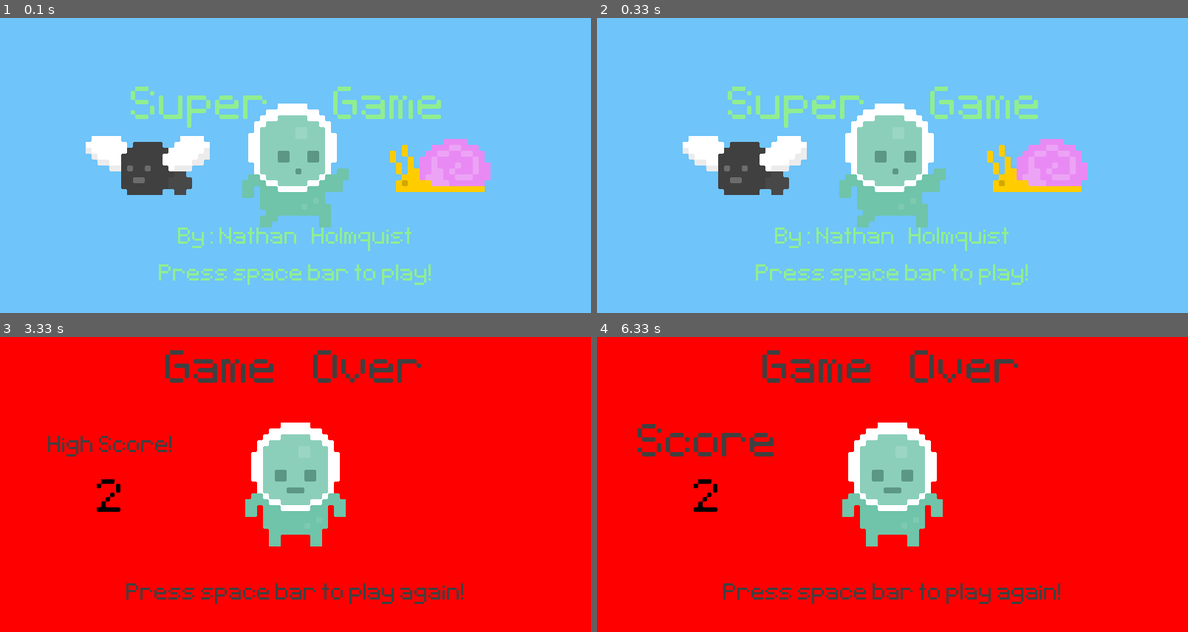
Above: before the commit, frames 1-4 (two rows, left to right).
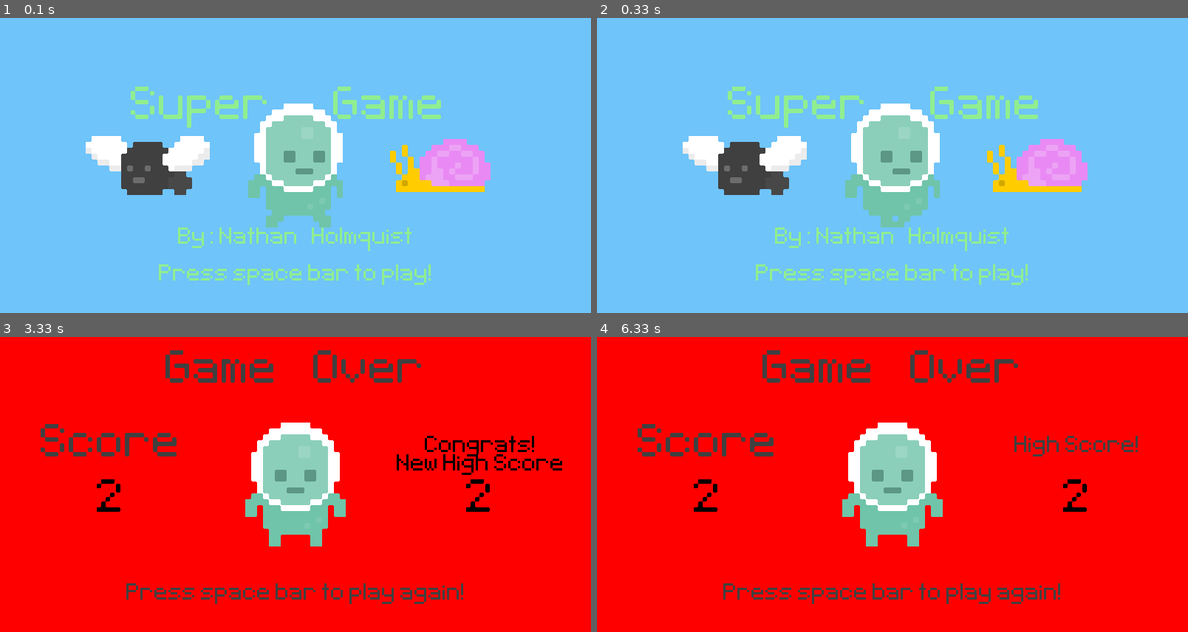
Above: after the commit, the same moments.

Repository: Nathan-Holmquist/PyGame
Game: pygame game, started from game.py
Same seed, same stepped clock (60 frames per second), same inputs: the game is played once before the commit and once after it.
Inputs:
- Up to frame 1 (0.1 s): no input
- Up to frame 2 (0.33 s): no input
- Up to frame 3 (3.33 s): tap Space at 0.33, 3.17 s
- Up to frame 4 (6.33 s): tap Space at 3.5 s

The runs differ from the first frame. In frame 1, 1.8% of the frame differs, in the area x 41-59%, y 29-71%; in frame 2, 2.0%; in frame 3, 1.8%; in frame 4, 0.5%.

Commit message:
added running to menu and new high score menu

Diff:
--- a/game.py
+++ b/game.py
@@ -123,9 +123,22 @@
         player_surf = player_walk[int(player_index)]
         # floor
 
-
-
-
+def getTitlePlayerAnimation(): # Returns the string for the gameOver player walk file and switches it every time its called
+    player_walk_1 = "graphics/Player/player_walk_1.png"
+    player_walk_2 = "graphics/Player/player_walk_2.png"
+
+    player_animations = [player_walk_1, player_walk_2]
+
+    global index
+
+    index += 0.1
+    if index >= 2: index = 0
+    return player_animations[int(index)]  # Returns the string of the image path based on the index
+
+
+
+
+index = 0
 base_path = os.path.dirname(os.path.abspath(__file__))
 score = 0
 highScore = 0
@@ -260,7 +273,17 @@
 
         high_score_text = test_font.render("High Score!", False, (64,64,64))
         # high_score_text = pygame.transform.scale2x(high_score_text)
-        high_score_rect = high_score_text.get_rect(center = (150,150))
+        high_score_rect = high_score_text.get_rect(center = (650,150))
+
+        new_high_score_text_1 = test_font.render("Congrats!", False, (64))
+        new_high_score_rect_1 = new_high_score_text_1.get_rect(center = (650,150))
+
+        new_high_score_text_2 = test_font.render("New High Score", False, (64))
+        new_high_score_rect_2 = new_high_score_text_2.get_rect(center = (650,175))
+
+        high_score_num = score_num = test_font.render(f'{highScore}', False, (0,0,0))
+        high_score_num = pygame.transform.scale2x(high_score_num)
+        high_score_num_rect = high_score_num.get_rect(center = (650,225))
 
         score_num = test_font.render(f'{score}', False, (0,0,0))
         score_num = pygame.transform.scale2x(score_num)
@@ -278,7 +301,10 @@
         game_dev = test_font.render("By: Nathan   Holmquist", False, ('lightgreen'))
         game_dev_hitbox = game_dev.get_rect(center = (400,300))
 
-        title_player = pygame.image.load('graphics/Player/jump.png').convert_alpha()
+
+        title_player = pygame.image.load(getTitlePlayerAnimation()).convert_alpha()
+
+
         title_player = pygame.transform.scale2x(title_player)
         title_player_hitbox = title_player.get_rect(center = (400,200))
 
@@ -294,10 +320,16 @@
         if score != 0:
             screen.fill('red')
             screen.blit(player_stand,player_stand_hitbox)
+
             if highScoreHappened:
+                screen.blit(new_high_score_text_1,new_high_score_rect_1)
+                screen.blit(new_high_score_text_2,new_high_score_rect_2)
+            else:
                 screen.blit(high_score_text, high_score_rect)
-            else:
-                screen.blit(score_text, score_rect)
+
+            screen.blit(score_text, score_rect)
+
+            screen.blit(high_score_num, high_score_num_rect)
 
             screen.blit(game_over_text,game_over_rect)
             screen.blit(score_num, score_num_rect)
